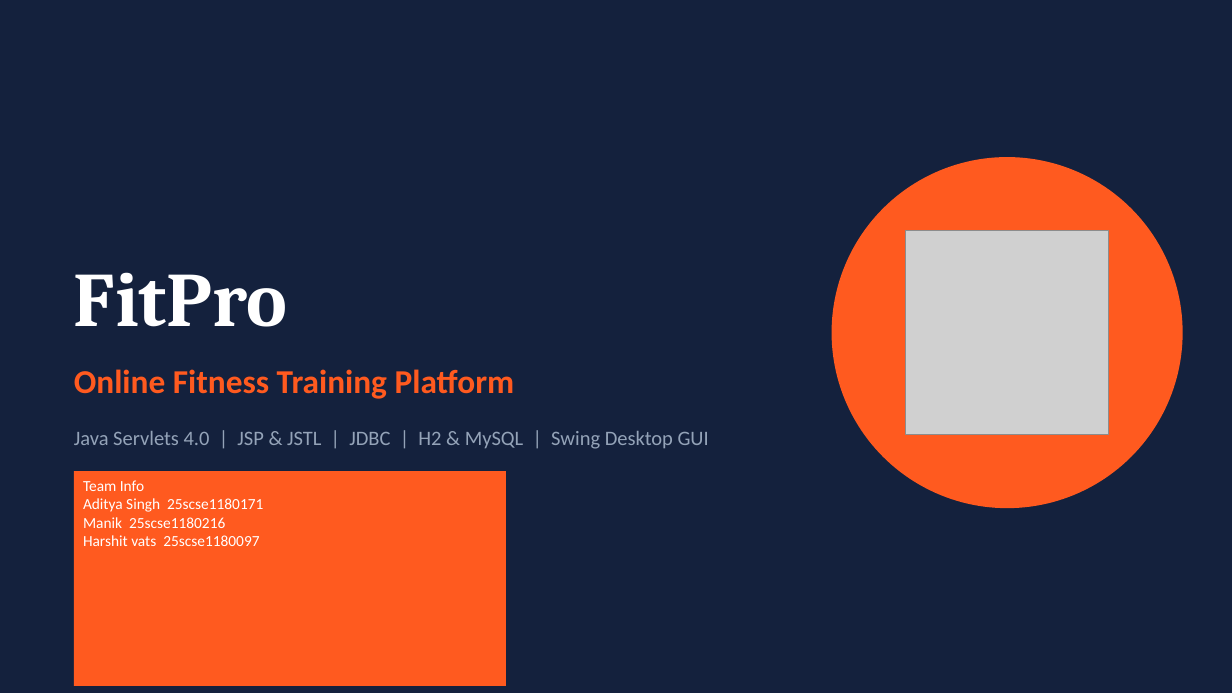
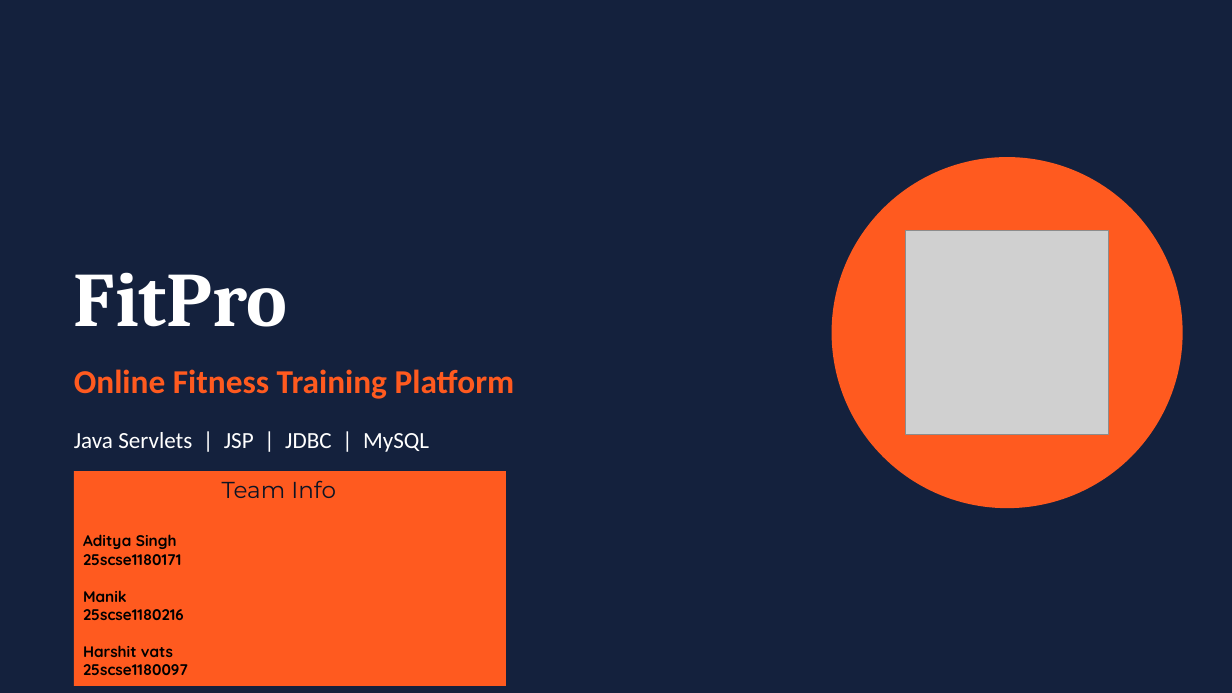
Before and after one commit to adiithakurr110/FitPro-Fitness-Platform, a slide deck: slide 1 of docs/FitPro_Final_Presentation.pptx. Drawn at 1232x693 pixels with LibreOffice and Linux fonts; fonts in the diff are those of the drawing; grey boxes stand for pictures. Boxes give left, top, right and bottom in pixels: in the first picture for what was removed or moved away, otherwise in the second. Text is boxed around its words. In the diff, an @@ line names an element or a change of style, - is before the commit and + after.

```diff
--- a/docs/FitPro_Final_Presentation.pptx
+++ b/docs/FitPro_Final_Presentation.pptx
@@ text at (74,432,429,452): text changed; size 16 to 18 pt; text colour #94A3B8 to #FFFFFF @@
-Java Servlets 4.0 | JSP & JSTL | JDBC | H2 & MySQL | Swing Desktop GUI
+Java Servlets | JSP | JDBC | MySQL
@@ text in rectangle at (83,480,336,620): size 12 to 18 pt, font Calibri to Montserrat, text colour #FFFFFF to #0D1424 in "Team Info"; font Calibri to Quicksand, text colour #FFFFFF to #000000, bold on in "Aditya Singh 25scse1180171", "Manik 25scse1180216"; list level 1 to 4 in "Team Info" @@
@@ text in rectangle at (83,645,188,675): text changed; font Calibri to Quicksand; text colour #FFFFFF to #000000; bold on @@
-Harshit vats 25scse1180097
+Harshit vats
+25scse1180097
```
Also in this commit, not shown: 15 other slides changed, 1 slide added, 6 slides removed, 1 other file.
